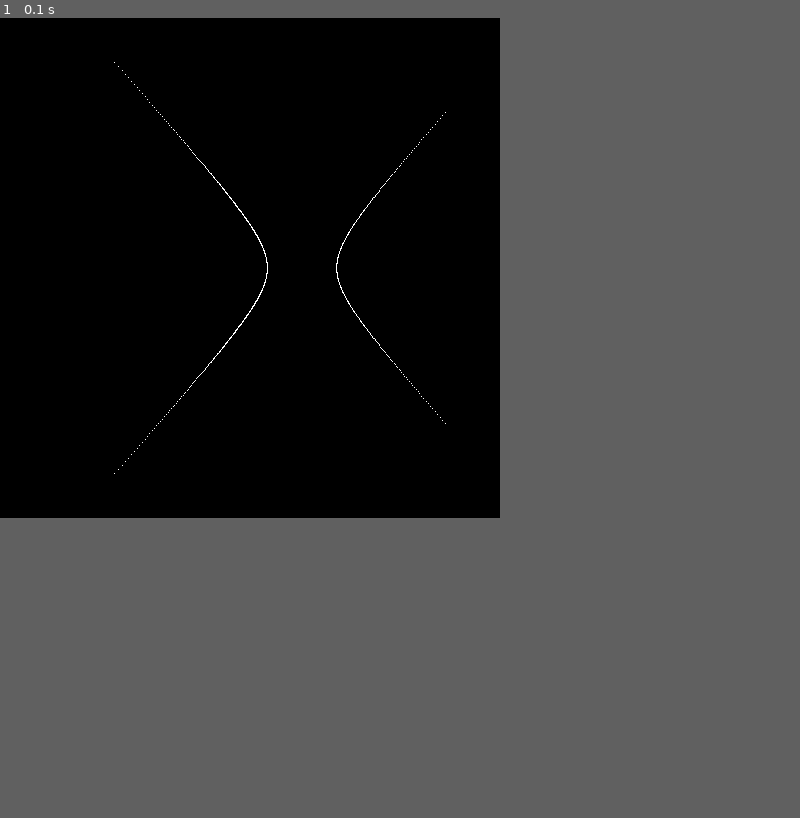
Above: before the commit, frame 1.
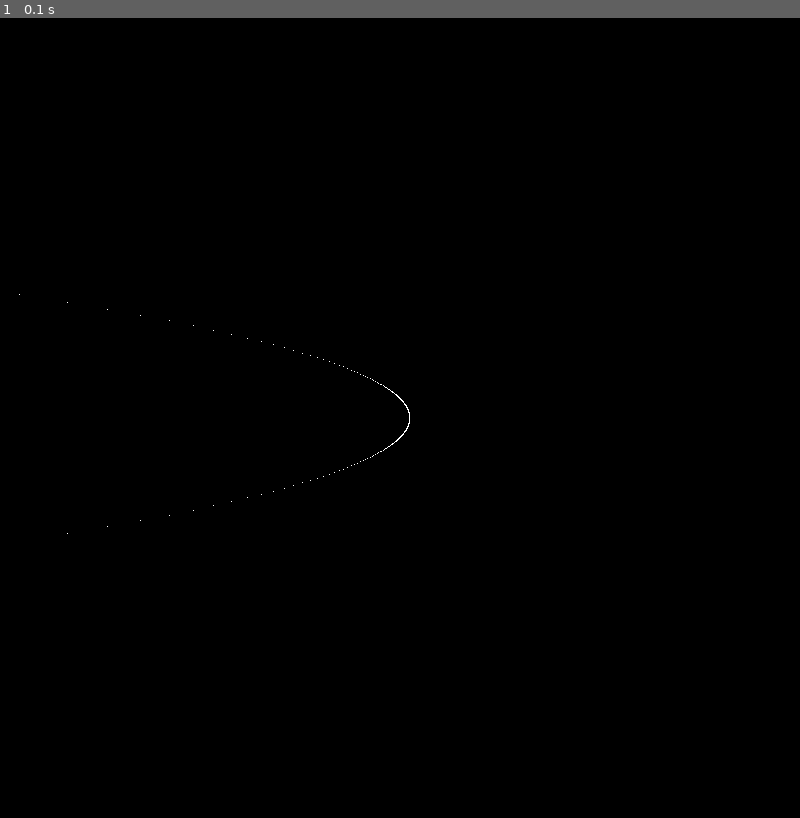
Above: after the commit, the same moment.

Repository: jpgtordilla/TransferOrbit
Game: pygame game, started from main.py
Same seed, same stepped clock (60 frames per second), same inputs: the game is played once before the commit and once after it.
Inputs:
- Up to frame 1 (0.1 s): no input
In our replay, the window is 500x500 before the commit and 800x800 after it. These sizes can differ from the game's own. Grey fills any space a smaller window leaves; there, only what the larger window draws over its background counts as a difference.

The runs differ from the first frame. In frame 1, 0.1% of the frame differs, in the area x 2-56%, y 5-65%.

Commit message:
changed to class structure and separated out pygame file

Diff:
--- a/graph_orbits.py
+++ b/graph_orbits.py
@@ -30,104 +30,86 @@
 import sys
 
 import numpy as np
-import pygame
-from pygame.locals import *
+import pygame_main as pm
 
-"""CONSTANTS"""
-G = 6.67430 * 10**-11 # gravitational const.
-M1 = 5.97219*10**24 # mass of Earth
-M2 = 10**13 # mass of a typical comet
-GAMMA = G * M1 * M2
-MU = (M1 * M2) / (M1 + M2)
+class OrbitGrapher:
 
-"""CONSTANTS that should be CHANGED for experimentation"""
-L = 10**24 # angular momentum
-EPSILON = 1.5 # hyperbola
-C = L**2 / (GAMMA * MU)
+    def __init__(self, epsilon=0, l=10**24, m1=5.97219*10**24, m2=10**13):
+        self.G = 6.67430 * 10 ** -11  # gravitational const.
+        self.M1 = m1  # mass of Earth
+        self.M2 = m2  # mass of a typical comet
+        self.GAMMA = self.G * self.M1 * self.M2
+        self.MU = (self.M1 * self.M2) / (self.M1 + self.M2) # reduced mass
+        self.L = l # angular momentum
+        self.EPSILON = epsilon # eccentricity
+        self.C = self.L**2 / (self.GAMMA * self.MU)
 
-"""INITIATE PYGAME
-(https://inventwithpython.com/pygameHelloWorld.py)
-"""
-WIDTH = 500
-HEIGHT = 500
-BLACK = (0, 0, 0)
-WHITE = (255, 255, 255)
-pygame.init()
-surface = pygame.display.set_mode([WIDTH, HEIGHT])
-pygame.display.set_caption("Orbit Graph")
-surface.fill(BLACK)
+    def r_orbit(self, phi):
+        return self.C/(1 + self.EPSILON * np.cos(phi))
 
-def r_orbit(phi):
-    return C/(1 + EPSILON * np.cos(phi))
+    def energy(self):
+        return self.GAMMA ** 2 * self.MU * (self.EPSILON ** 2 - 1) / 2 * self.L ** 2
 
-def energy():
-    return GAMMA ** 2 * MU * (EPSILON ** 2 - 1) / 2 * L ** 2
+    def graph_orbit(self, num_points=300, percent=0.1):
+        # energy and orbit information
+        print(f"Energy: {self.energy()}")
+        print(f"Orbit for 0 phi: {self.r_orbit(0)}")
+        print(f"Orbit for 3PI/2 phi: {self.r_orbit(3 * np.pi / 2)}")
 
-def graph_orbits(num_points=2000, percent=0.1):
-    # energy and orbit information
-    print(f"Energy: {energy()}")
-    print(f"Orbit for 0 phi: {r_orbit(0)}")
-    print(f"Orbit for 3PI/2 phi: {r_orbit(3 * np.pi / 2)}")
+        # graph orbit
+        # - for (default=360) equally spaced points, calculate r and add to 2D list
+        # - graph each point in each array (x and y)
+        r_list = [] # 2D array
+        x_point_list = [] # 1D array
+        y_point_list = [] # 1D array
 
-    # graph orbit
-    # - for (default=360) equally spaced points, calculate r and add to 2D list
-    # - graph each point in each array (x and y)
-    r_list = [] # 2D array
-    x_point_list = [] # 1D array
-    y_point_list = [] # 1D array
+        current_phi = 0
 
-    current_phi = 0
+        # get the points and add to array
+        for i in range (num_points):
+            radian_increment = 2*np.pi / num_points
+            current_phi += radian_increment
+            current_r = self.r_orbit(current_phi)
+            r_list.append([current_r, current_phi])
 
-    # get the points and add to array
-    for i in range (num_points):
-        radian_increment = 2*np.pi / num_points
-        current_phi += radian_increment
-        current_r = r_orbit(current_phi)
-        r_list.append([current_r, current_phi])
+        # if hyperbola or parabola (EPSILON = 1 or "..." > 1), shave off (default 10%) the longer r values
+        start_percent_index = int(len(r_list) * percent)
+        end_percent_index = int(len(r_list) - len(r_list) * percent)
 
-    # if hyperbola or parabola (EPSILON = 1 or "..." > 1), shave off (default 10%) the longer r values
-    start_percent_index = int(len(r_list) * percent)
-    end_percent_index = int(len(r_list) - len(r_list) * percent)
+        if self.EPSILON == 1:
+            r_list.sort(key=lambda l:l[0]) # sort by the first value (r)
+            r_list = r_list[:end_percent_index]
+        elif self.EPSILON > 1:
+            r_list.sort(key=lambda l:abs(l[0])) # sort by the abs. value of first value (r)
+            r_list = r_list[:end_percent_index]
 
-    if EPSILON == 1:
-        r_list.sort(key=lambda l:l[0]) # sort by the first value (r)
-        r_list = r_list[:end_percent_index]
-    elif EPSILON > 1:
-        r_list.sort(key=lambda l:abs(l[0])) # sort by the abs. value of first value (r)
-        r_list = r_list[:end_percent_index]
+        for i in range(len(r_list)):
+            current_r = r_list[i][0]
+            current_phi = r_list[i][1]
+            # recall:
+            # - x = r * np.cos(phi)
+            # - y = r * np.sin(phi)
+            try:
+                current_x = int(current_r * np.cos(current_phi))
+            except OverflowError:
+                continue
+            current_y = int(current_r * np.sin(current_phi))
 
-    for i in range(len(r_list)):
-        current_r = r_list[i][0]
-        current_phi = r_list[i][1]
-        # recall:
-        # - x = r * np.cos(phi)
-        # - y = r * np.sin(phi)
-        try:
-            current_x = int(current_r * np.cos(current_phi))
-        except OverflowError:
-            continue
-        current_y = int(current_r * np.sin(current_phi))
+            x_point_list.append(current_x)
+            y_point_list.append(current_y)
 
-        x_point_list.append(current_x)
-        y_point_list.append(current_y)
+        # get max in the list
+        # find dividing factor that reduced it to the width of the screen (divided by 2)
+        r_max = max([abs(elem[0]) for elem in r_list])
+        factor = r_max / (pm.WIDTH / 2)
 
-    # get max in the list
-    # find dividing factor that reduced it to the width of the screen (divided by 2)
-    r_max = max([abs(elem[0]) for elem in r_list])
-    factor = r_max / (WIDTH / 2)
+        # graph each point
+        for i in range(len(x_point_list)):
+            current_x_coord = int((x_point_list[i] / factor) + pm.WIDTH / 2)
+            current_y_coord = int((y_point_list[i] / factor) + pm.HEIGHT / 2)
+            # plot point
+            pm.surface.set_at((current_x_coord, current_y_coord), pm.WHITE)
 
-    # graph each point
-    for i in range(len(x_point_list)):
-        current_x_coord = int((x_point_list[i] / factor) + WIDTH / 2)
-        current_y_coord = int((y_point_list[i] / factor) + HEIGHT / 2)
-        # plot point
-        surface.set_at((current_x_coord, current_y_coord), WHITE)
-
-    # draw the window and run the game loop
-    pygame.display.update()
-
-    while True:
-        for event in pygame.event.get():
-            if event.type == QUIT:
-                pygame.quit()
-                sys.exit()
+        # draw the window and run the game loop
+        pm.pygame.display.update()
+        pm.game_loop()
--- a/main.py
+++ b/main.py
@@ -21,7 +21,8 @@
 - epsilon > 1     -- E > 0 -- hyperbola
 
 """
-from graph_orbits import graph_orbits
+from graph_orbits import OrbitGrapher
 
 if __name__ == '__main__':
-    graph_orbits()
+    parabola = OrbitGrapher(epsilon=1) # parabola
+    parabola.graph_orbit()
--- /dev/null
+++ b/pygame_main.py
@@ -0,0 +1,19 @@
+import pygame
+from pygame.locals import *
+
+"""INITIATE PYGAME
+(https://inventwithpython.com/pygameHelloWorld.py)
+"""
+WIDTH = 800
+HEIGHT = 800
+BLACK = (0, 0, 0)
+WHITE = (255, 255, 255)
+pygame.init()
+surface = pygame.display.set_mode([WIDTH, HEIGHT])
+pygame.display.set_caption("Orbit Graph")
+
+def game_loop():
+    while True:
+        for event in pygame.event.get():
+            if event.type == QUIT:
+                pygame.quit()
